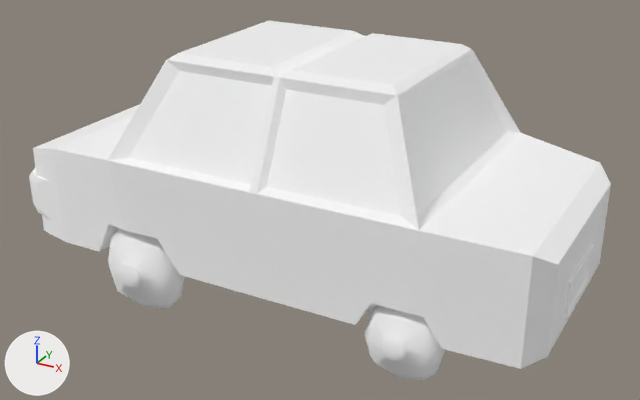
An edit to the glTF model car.glb, drawn before and after from the same camera.
Both versions are drawn from a 50 mm lens placed at (2.08, -3.85, 2.35), pointed at (-0.05, 0.01, 0.42). The axes (+X, +Y, +Z) are drawn at lower left. The lights are the same throughout. Where no turn or scale is listed for an object, it has been applied to the vertices.

The first picture shows 'car', 'wheel.001', 'wheel.003'.
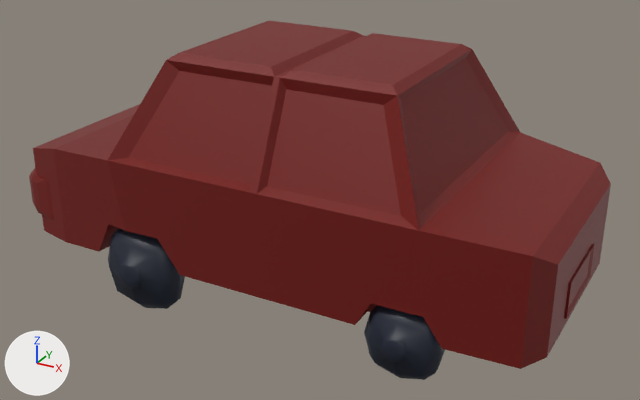
Changed parts and their boxes (x1, y1, x2, y2) in the pictures (640 x 400 px):
'car', recoloured, surface changed
    both: (29, 21, 611, 369)
'wheel.001', recoloured, surface changed
    both: (108, 228, 185, 309)
'wheel.003', recoloured, surface changed
    both: (364, 305, 445, 380)

Diff of the bpy script that builds the scene:
```diff
--- a/car.glb.py
+++ b/car.glb.py
@@ mat_material @@
 mat_material = principled_material('Material')
-mat_material.base_color = (1.0, 1.0, 1.0)  # white #ffffff
-mat_material.metallic = 1.0
-mat_material.roughness = 1.0
+mat_material.base_color = (0.174, 0.0054, 0.00221)  # dark red #741107
@@ mat_material_002 @@
 mat_material_002 = principled_material('Material.002')
-mat_material_002.base_color = (1.0, 1.0, 1.0)  # white #ffffff
-mat_material_002.metallic = 1.0
-mat_material_002.roughness = 1.0
+mat_material_002.base_color = (0.0108, 0.0155, 0.0318)  # dark blue #1b2132
```
